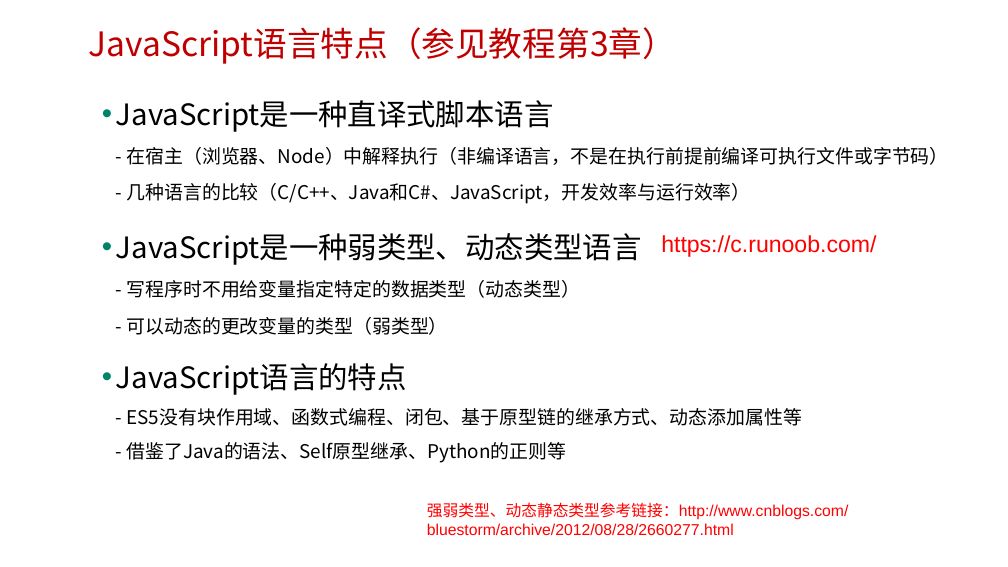
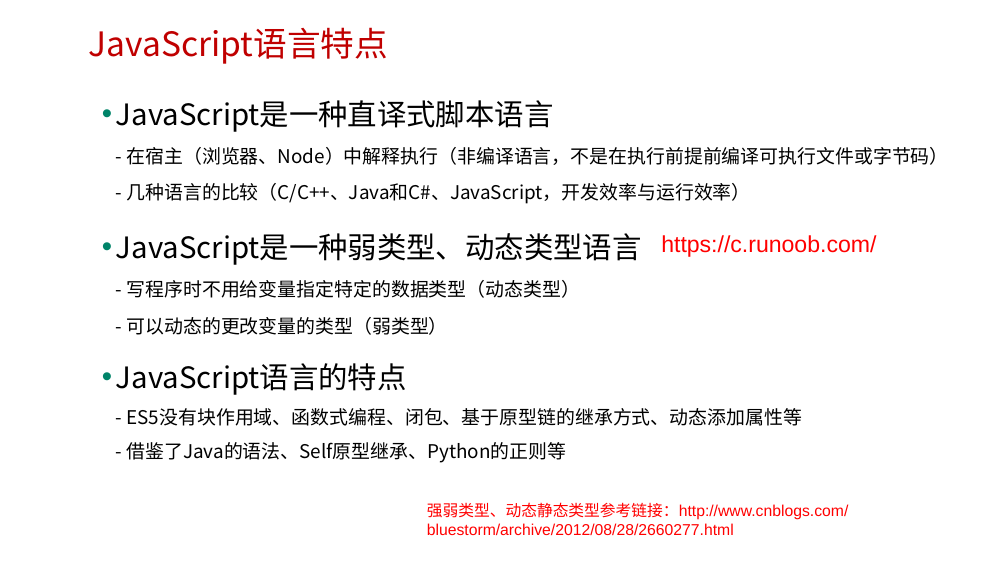
Before and after one commit to edu2act/course-javascript-advanced, a slide deck: slide 16 of 课程PPT/01.JavaScript发展历程及语言特点.pptx. Drawn at 1008x567 pixels with LibreOffice and Linux fonts; fonts in the diff are those of the drawing; background and template pictures are left out. Boxes give left, top, right and bottom in pixels: in the first picture for what was removed or moved away, otherwise in the second. Text is boxed around its words. In the diff, an @@ line names an element or a change of style, - is before the commit and + after.

```diff
--- a/课程PPT/01.JavaScript发展历程及语言特点.pptx
+++ b/课程PPT/01.JavaScript发展历程及语言特点.pptx
@@ text at [89,27,388,64]: text changed @@
-JavaScript语言特点（参见教程第3章）
+JavaScript语言特点
```
Also in this commit, not shown: 4 other slides changed, 1 other file.
